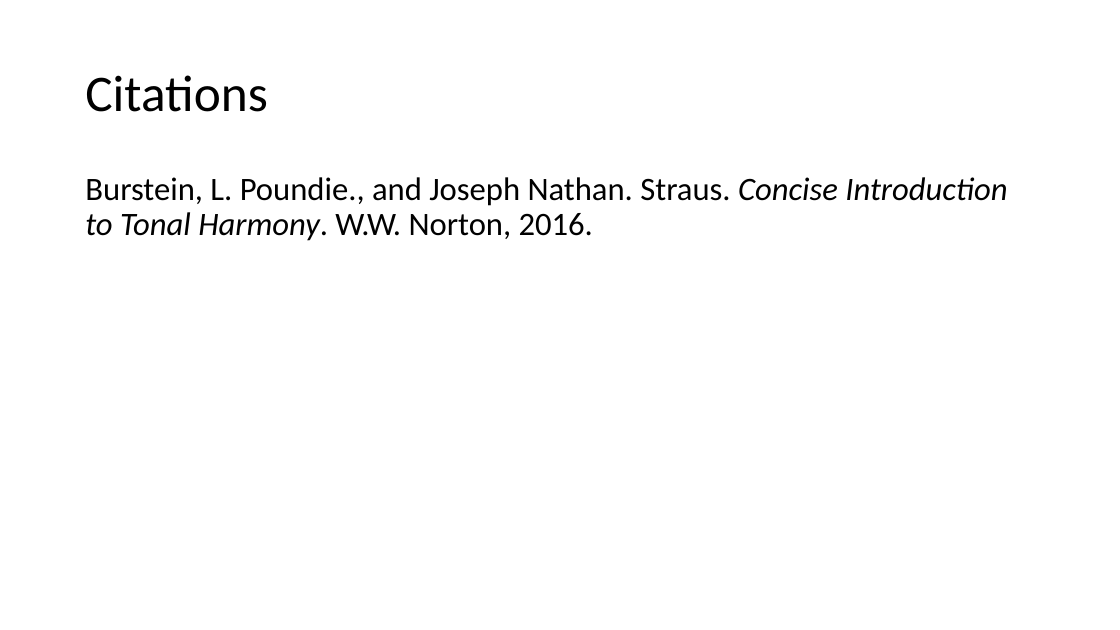
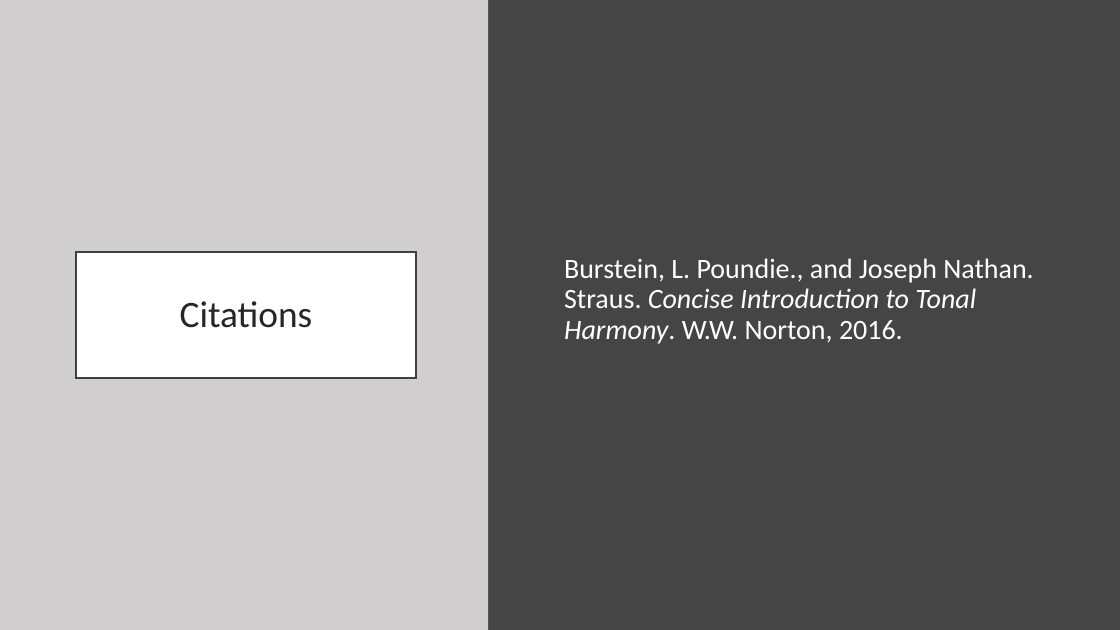
Before and after one commit to emdashii/counterpoint_generator, a slide deck: slide 7 of Non-Code Related/PowerPoint Presentation.pptx. Drawn at 1120x630 pixels with LibreOffice and Linux fonts; fonts in the diff are those of the drawing. Boxes give left, top, right and bottom in pixels: in the first picture for what was removed or moved away, otherwise in the second. Text is boxed around its words. In the diff, an @@ line names an element or a change of style, - is before the commit and + after.

```diff
--- a/Non-Code Related/PowerPoint Presentation.pptx
+++ b/Non-Code Related/PowerPoint Presentation.pptx
@@ background #FFFFFF to #454545 @@
@@ rectangle added at box(0, 0, 488, 630), fill #D0CECE @@
@@ text "Burstein, L. Poundie., and Joseph ...": place and size @@
-text "Burstein, L. Poundie., and Joseph ..." at box(85, 177, 1007, 241)
+text "Burstein, L. Poundie., and Joseph ..." at box(564, 258, 1033, 344)
@@ text "Burstein, L. Poundie., and Joseph ..." at box(564, 258, 1033, 344): size 28 to 24 pt, text colour #000000 to #FFFFFF; vertical alignment top to middle @@
@@ title "Citations": place and size @@
-title "Citations" at box(85, 75, 267, 112)
+title "Citations" at box(76, 252, 417, 377)
@@ title "Citations" at box(76, 252, 417, 377): size 44 to 32 pt, text colour #000000 to #262626; alignment left to centre; fill none to #FFFFFF; outline none to #404040 2 pt @@
```
Also in this commit, not shown: 5 other slides changed, 1 slide added, 1 slide removed, 6 other files.
